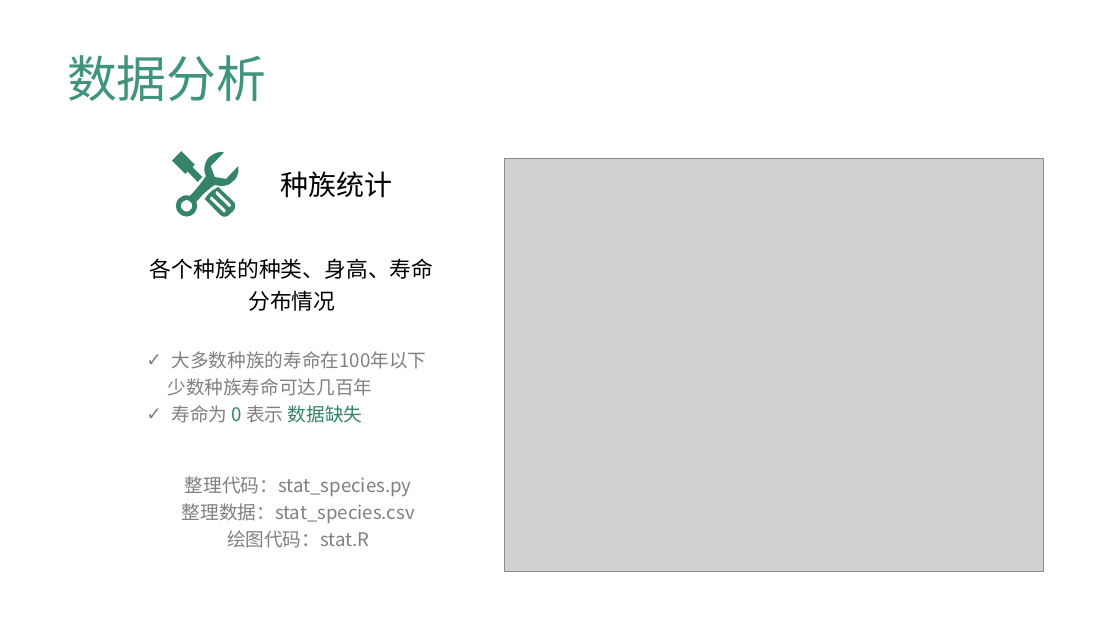
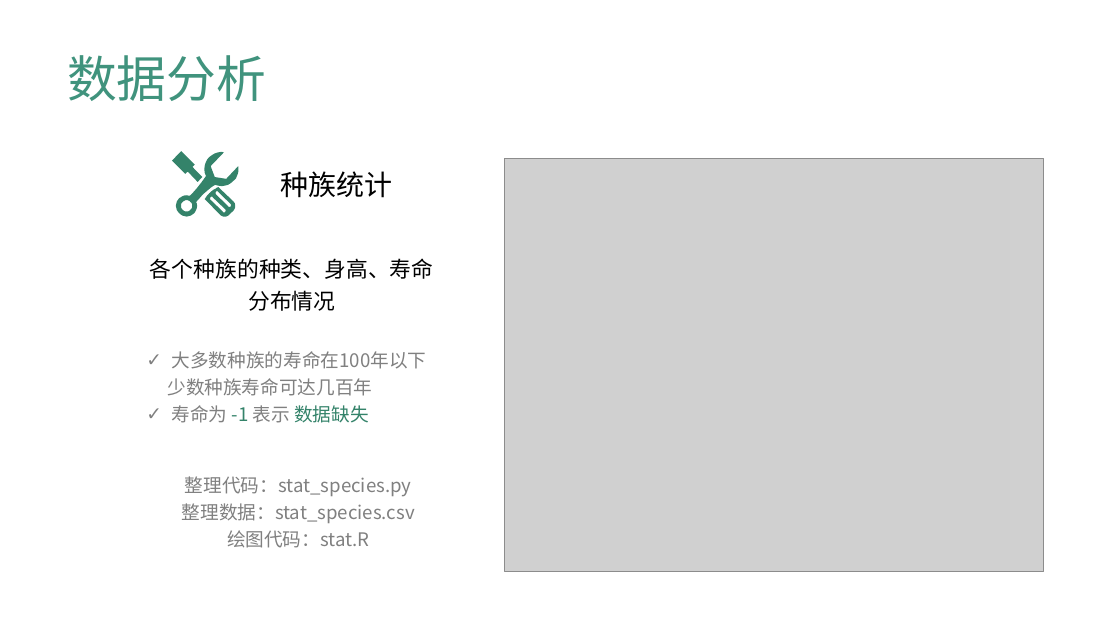
Before and after one commit to Honlan/starwar-visualization, a slide deck: slide 19 of 星战图谱可视化.pptx (slide 18 before the commit). Drawn at 1120x630 pixels with LibreOffice and Linux fonts; fonts in the diff are those of the drawing; grey boxes stand for pictures. Boxes give left, top, right and bottom in pixels: in the first picture for what was removed or moved away, otherwise in the second. Text is boxed around its words. In the diff, an @@ line names an element or a change of style, - is before the commit and + after.

```diff
--- a/星战图谱可视化.pptx
+++ b/星战图谱可视化.pptx
@@ text at [172, 405, 369, 423]: text changed; text colour #808080 to #34836A @@
-✓ 寿命为 0 表示 数据缺失
+✓ 寿命为 -1 表示 数据缺失
```
Also in this commit, not shown: 3 other slides changed, 1 slide added, 28 other files.
